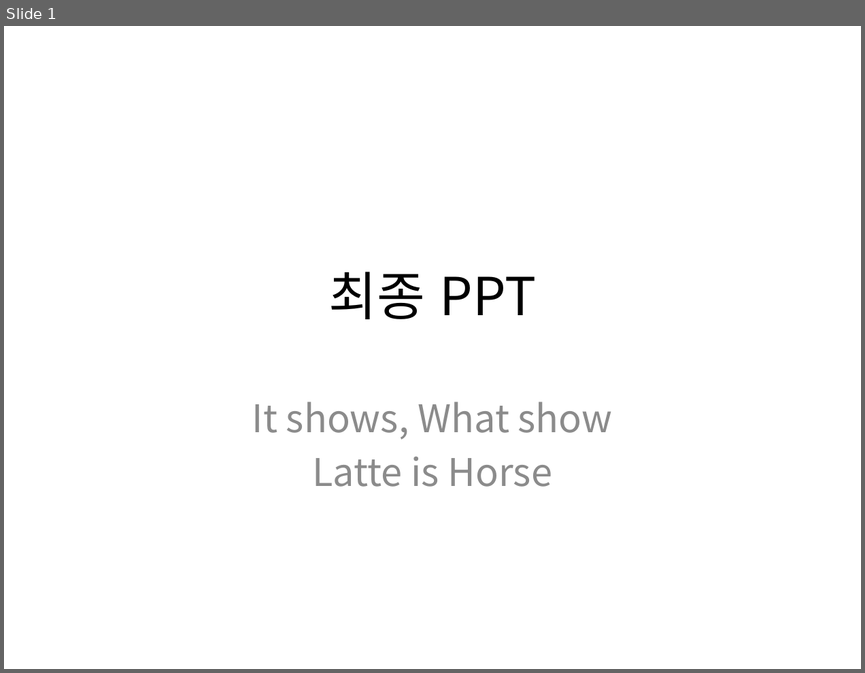
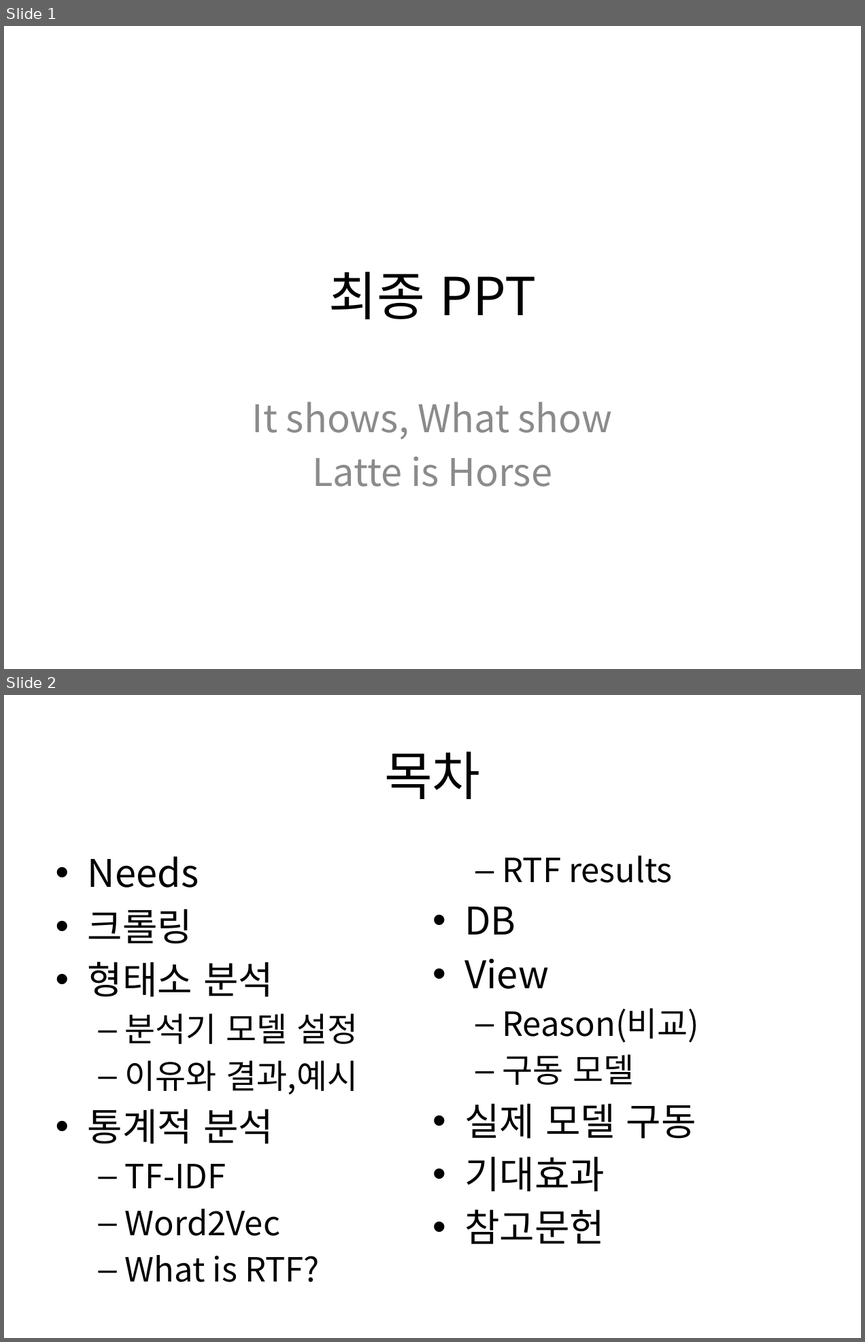
Before and after one commit to HaYongdae/issuewhatshow, a slide deck: doc/최종 PPT.pptx. Shown one above the other, each under a label of ours: slide 1 before the commit, slides 1 and 2 after it. The pictures are 865x673 and 865x1342 pixels, drawn with LibreOffice and Linux fonts; fonts in the diff are those of the drawing. Boxes give left, top, right and bottom in pixels: in the first picture for what was removed or moved away, otherwise in the second. Text is boxed around its words. In the diff, an @@ line names an element or a change of style, - is before the commit and + after.

```diff
--- a/doc/최종 PPT.pptx
+++ b/doc/최종 PPT.pptx
@@ slide 2 added at (x1=4, y1=695, x2=861, y2=1338), background #FFFFFF @@
@@ title added at (x1=384, y1=751, x2=481, y2=799), 44 pt, text #000000 @@
+목차
@@ text added at (x1=88, y1=855, x2=699, y2=1282), 28 pt, text #000000 @@
+• Needs
+• 크롤링
+• 형태소 분석
+  – 분석기 모델 설정
+  – 이유와 결과,예시
+• 통계적 분석
+  – TF-IDF
+  – Word2Vec
+  – What is RTF?
+  – RTF results
+• DB
+• View
+  – Reason(비교)
+  – 구동 모델
+• 실제 모델 구동
+• 기대효과
+• 참고문헌
```
Also in this commit, not shown: 10 other slides added.
